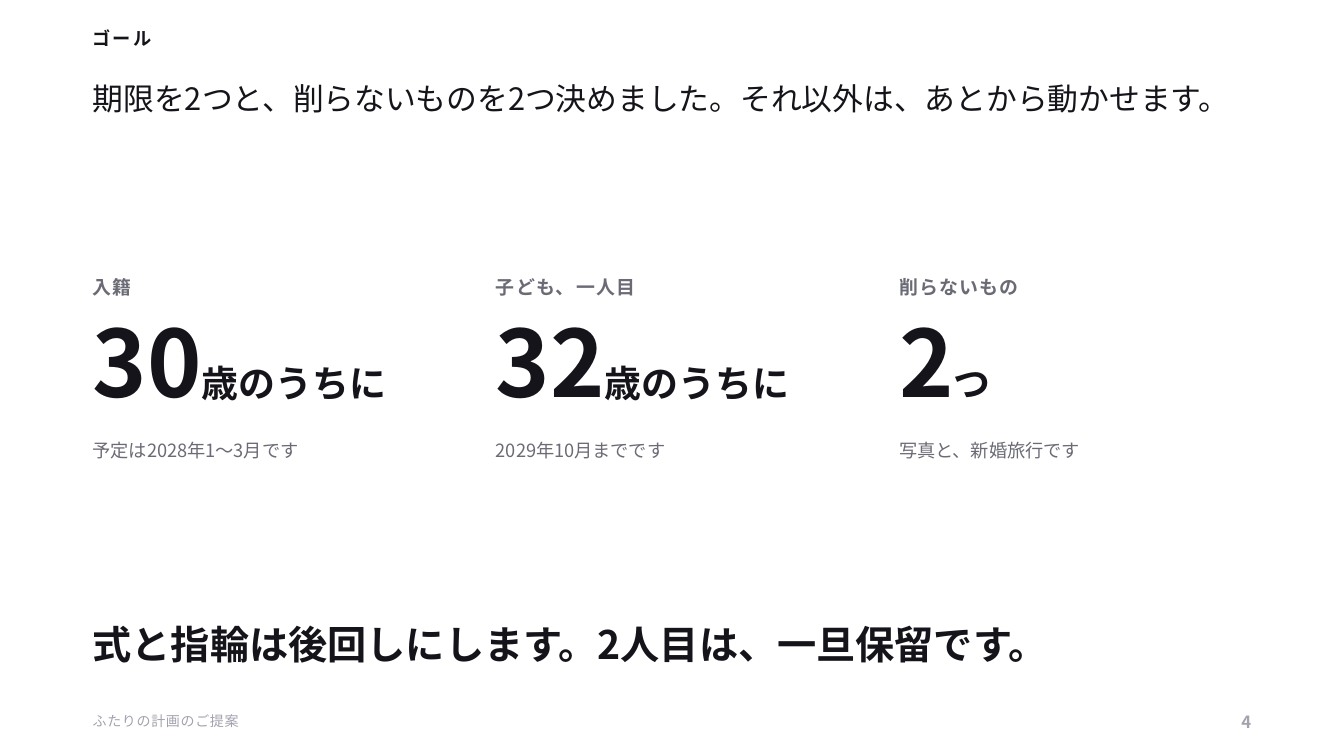
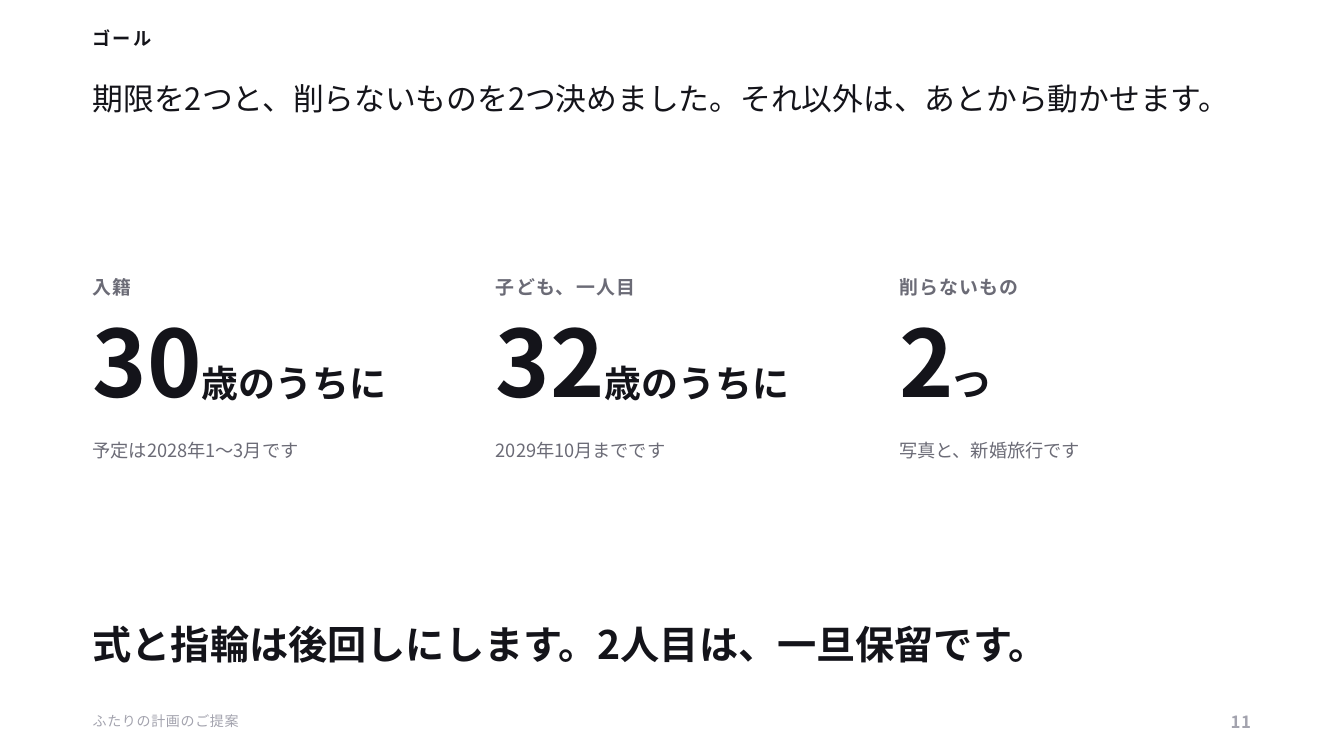
Before and after one commit to ayaka1933-glitch/portfolio, a slide deck: slide 11 of proposal/ふたりの計画のご提案.pptx (slide 4 before the commit). Drawn at 1344x756 pixels with LibreOffice and Linux fonts; fonts in the diff are those of the drawing. Boxes give left, top, right and bottom in pixels: in the first picture for what was removed or moved away, otherwise in the second. Text is boxed around its words. In the diff, an @@ line names an element or a change of style, - is before the commit and + after.

```diff
--- a/proposal/ふたりの計画のご提案.pptx
+++ b/proposal/ふたりの計画のご提案.pptx
@@ text at bbox=[1231, 715, 1251, 728]: text changed @@
-4
+11
```
Also in this commit, not shown: 8 other slides changed, 5 slides added, 4 other files.
